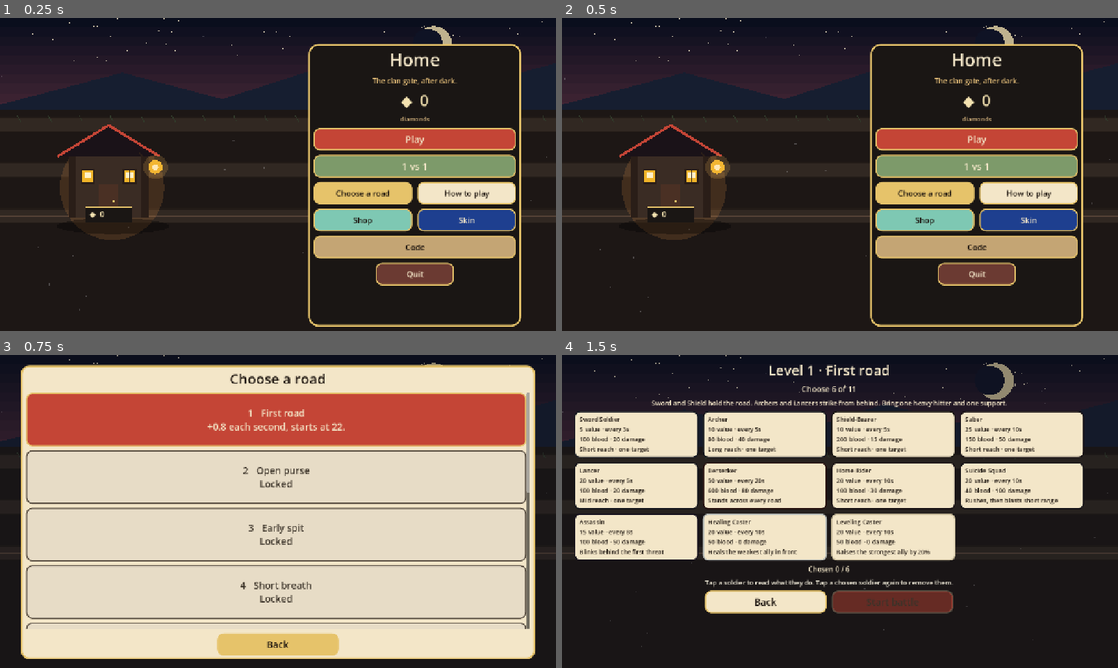
Above: before the commit, frames 1-4 (two rows, left to right).
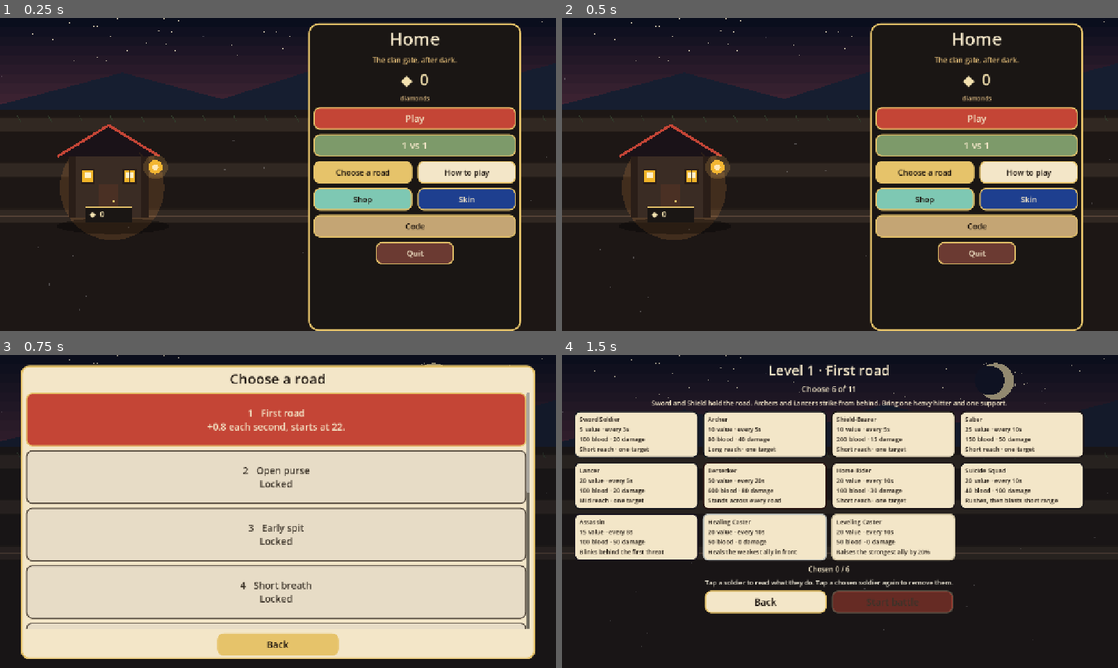
Above: after the commit, the same moments.

Repository: thomakhy025-code/n-vs-z
Game: Godot game, scene res://scenes/main.tscn
Two runs of this game, one before a commit and one after it. Both use one fixed random seed, a clock stepped at 60 frames per second and the inputs below.
Inputs:
- Up to frame 1 (0.25 s): no input
- Up to frame 2 (0.5 s): no input
- Up to frame 3 (0.75 s): click "Play" at 0.5 s
- Up to frame 4 (1.5 s): click "1 First road +0.8 each second…" at 1.25 s

The runs differ from the first frame. In frame 1, 20% of the frame differs, in the area x 55-94%, y 1-100%; in frame 2, 20%; in frame 3, nothing differs; in frame 4, nothing differs.

Commit message:
Let a player keep roads, diamonds, and skins on a Google account, while a guest still plays from this device.
Co-authored-by: Cursor <cursoragent@cursor.com>

Diff:
--- a/project.godot
+++ b/project.godot
@@ -14,6 +14,7 @@
 
 Sfx="*res://scripts/sfx.gd"
 Net="*res://scripts/net.gd"
+Cloud="*res://scripts/cloud.gd"
 
 [display]
 
--- /dev/null
+++ b/scripts/cloud.gd
@@ -0,0 +1,310 @@
+extends Node
+## Website accounts. Guest play stays in the local progress file.
+## Google sign-in stores that same progress under the player's account.
+## Desktop builds never call the JavaScript bridge.
+
+signal account_changed
+signal save_arrived(data: Dictionary)
+
+const API_KEY := "AIzaSyCyiYPfJ2oS2Dx4UTXzKVmbLgDVUUyHZYk"
+const AUTH_DOMAIN := "n-vs-z-saves.firebaseapp.com"
+const PROJECT_ID := "n-vs-z-saves"
+const APP_ID := "1:594180242834:web:2c03ff1f34f96a4062554b"
+const GOOGLE_CLIENT_ID := "594180242834-t0016tou7ua2ds2huboi4alj79lu6irf.apps.googleusercontent.com"
+
+var signed_in: bool = false
+var display_name: String = ""
+var email: String = ""
+var last_error: String = ""
+var hold_push: bool = true
+
+var _status: String = "boot"
+var _uid: String = ""
+var _last_save: String = ""
+var _last_push: String = ""
+var _wait: float = 0.0
+
+const BOOT := """
+(function(){
+  if (window.__acct) return;
+  window.__acct = {status:'boot', uid:'', name:'', email:'', error:'', saveJson:'', gen:0, started:false, want:false, cfg:null, auth:null, db:null, pendingToken:''};
+  function clean(s) { return String(s || '').split('<<NV>>').join(' '); }
+  function payloadOf(jwt) {
+    try {
+      var part = jwt.split('.')[1].split('-').join('+').split('_').join('/');
+      while (part.length % 4) part += '=';
+      return JSON.parse(atob(part));
+    } catch (e) { return null; }
+  }
+  function takeHash() {
+    var hash = window.location.hash || '';
+    if (hash.indexOf('id_token=') < 0) return;
+    var params = new URLSearchParams(hash.substring(1));
+    var idToken = params.get('id_token') || '';
+    var next = window.location.pathname + window.location.search;
+    history.replaceState(null, '', next);
+    if (!idToken) return;
+    var body = payloadOf(idToken);
+    var nonce = '';
+    try { nonce = sessionStorage.getItem('nvsz_nonce') || ''; } catch (e2) {}
+    try { sessionStorage.removeItem('nvsz_nonce'); } catch (e3) {}
+    if (!body || (nonce && body.nonce && body.nonce !== nonce)) {
+      window.__acct.error = 'Google sign-in did not finish.';
+      return;
+    }
+    window.__acct.pendingToken = idToken;
+  }
+  takeHash();
+  window.nvAcctState = function() {
+    var a = window.__acct;
+    var save = a.saveJson || '';
+    a.saveJson = '';
+    return [a.gen, a.status, clean(a.uid), clean(a.name), clean(a.email), clean(a.error), save].join('<<NV>>');
+  };
+  function loadScript(src, next, fail) {
+    var tag = document.createElement('script');
+    tag.src = src;
+    tag.onload = next;
+    tag.onerror = fail;
+    document.head.appendChild(tag);
+  }
+  var srcs = [
+    'https://www.gstatic.com/firebasejs/10.14.1/firebase-app-compat.js',
+    'https://www.gstatic.com/firebasejs/10.14.1/firebase-auth-compat.js',
+    'https://www.gstatic.com/firebasejs/10.14.1/firebase-firestore-compat.js'
+  ];
+  function loadAt(i) {
+    if (i >= srcs.length) { window.nvAcctTry(); return; }
+    loadScript(srcs[i], function(){ loadAt(i + 1); }, function(){
+      window.__acct.status = 'error';
+      window.__acct.error = 'Could not reach Google.';
+    });
+  }
+  function ios() {
+    var ua = navigator.userAgent || '';
+    if (ua.indexOf('iPad') >= 0 || ua.indexOf('iPhone') >= 0 || ua.indexOf('iPod') >= 0) return true;
+    return navigator.platform === 'MacIntel' && navigator.maxTouchPoints > 1;
+  }
+  window.nvAcctStart = function(cfg) {
+    window.__acct.cfg = cfg;
+    window.__acct.want = true;
+    if (typeof firebase !== 'undefined' && firebase.firestore) window.nvAcctTry();
+    else loadAt(0);
+  };
+  function pullSave(a, user) {
+    a.db.collection('saves').doc(user.uid).get().then(function(doc) {
+      var data = doc.exists ? doc.data() : {};
+      if (data && data.updated) delete data.updated;
+      a.saveJson = JSON.stringify(data || {});
+      a.gen += 1;
+    }).catch(function() {
+      a.error = 'Could not load the saved game.';
+    });
+  }
+  function applyUser(a, user, fresh) {
+    a.status = 'signed';
+    a.uid = user.uid;
+    a.name = user.displayName || user.email || 'Google';
+    a.email = user.email || '';
+    a.error = '';
+    if (fresh) pullSave(a, user);
+  }
+  window.nvAcctTry = function() {
+    var a = window.__acct;
+    if (!a.want || a.started) return;
+    if (typeof firebase === 'undefined' || !firebase.auth || !firebase.firestore) return;
+    a.started = true;
+    try {
+      firebase.initializeApp(a.cfg);
+      a.auth = firebase.auth();
+      a.db = firebase.firestore();
+      a.auth.setPersistence(firebase.auth.Auth.Persistence.LOCAL).catch(function(){});
+      if (a.pendingToken) {
+        var token = a.pendingToken;
+        a.pendingToken = '';
+        var cred = firebase.auth.GoogleAuthProvider.credential(token);
+        a.auth.signInWithCredential(cred).catch(function() {
+          a.error = 'Google sign-in did not finish.';
+        });
+      }
+      a.auth.onAuthStateChanged(function(user) {
+        if (user) {
+          var fresh = a.uid !== user.uid;
+          applyUser(a, user, fresh);
+        } else {
+          a.status = 'guest';
+          a.uid = '';
+          a.name = '';
+          a.email = '';
+        }
+      });
+    } catch (e) {
+      a.status = 'error';
+      a.error = 'Google sign-in is not ready.';
+    }
+  };
+  function startRedirect() {
+    var a = window.__acct;
+    var clientId = a.cfg && a.cfg.clientId ? a.cfg.clientId : '';
+    if (!clientId) {
+      a.error = 'Google sign-in is not ready.';
+      return;
+    }
+    var nonce = Math.random().toString(36).slice(2) + Date.now().toString(36);
+    try { sessionStorage.setItem('nvsz_nonce', nonce); } catch (e4) {}
+    var back = location.origin + location.pathname;
+    var url = 'https://accounts.google.com/o/oauth2/v2/auth?client_id=' + encodeURIComponent(clientId)
+      + '&redirect_uri=' + encodeURIComponent(back)
+      + '&response_type=id_token'
+      + '&scope=' + encodeURIComponent('openid email profile')
+      + '&nonce=' + encodeURIComponent(nonce)
+      + '&prompt=select_account'
+      + '&state=nvsz';
+    location.assign(url);
+  }
+  window.nvAcctSignIn = function() {
+    var a = window.__acct;
+    if (!a.auth) {
+      a.error = 'Still connecting. Try again in a moment.';
+      return;
+    }
+    var provider = new firebase.auth.GoogleAuthProvider();
+    provider.setCustomParameters({prompt: 'select_account'});
+    a.auth.signInWithPopup(provider).catch(function(err) {
+      var code = err && err.code ? err.code : '';
+      if (code === 'auth/popup-closed-by-user' || code === 'auth/cancelled-popup-request') return;
+      startRedirect();
+    });
+  };
+  window.nvAcctSignOut = function() {
+    var a = window.__acct;
+    if (!a.auth) return;
+    a.auth.signOut().then(function(){ a.error = ''; }).catch(function() {
+      a.error = 'Could not sign out.';
+    });
+  };
+  function whole(n) {
+    var v = Math.round(Number(n) || 0);
+    if (v < 0) v = 0;
+    return v;
+  }
+  window.nvAcctPush = function(data) {
+    var a = window.__acct;
+    if (!a.auth || !a.auth.currentUser || !a.db || !data) return '0';
+    var body = {
+      unlocked: whole(data.unlocked),
+      cleared: whole(data.cleared),
+      diamonds: whole(data.diamonds),
+      saber_skin: !!data.saber_skin,
+      saber_worn: String(data.saber_worn || 'none'),
+      sheet_owned: String(data.sheet_owned || ''),
+      sheet_worn: String(data.sheet_worn || ''),
+      diamond_paid: whole(data.diamond_paid),
+      code_paid: !!data.code_paid,
+      updated: firebase.firestore.FieldValue.serverTimestamp()
+    };
+    a.db.collection('saves').doc(a.auth.currentUser.uid).set(body).catch(function() {
+      a.error = 'Could not save to Google.';
+    });
+    return '1';
+  };
+})();
+"""
+
+
+func configured() -> bool:
+	return API_KEY != "" and AUTH_DOMAIN != "" and PROJECT_ID != "" and APP_ID != "" and GOOGLE_CLIENT_ID != ""
+
+
+func _ready() -> void:
+	if not OS.has_feature("web"):
+		set_process(false)
+		return
+	if not configured():
+		set_process(false)
+		return
+	JavaScriptBridge.eval(BOOT, true)
+	var cfg := JSON.stringify({
+		"apiKey": API_KEY,
+		"authDomain": AUTH_DOMAIN,
+		"projectId": PROJECT_ID,
+		"appId": APP_ID,
+		"clientId": GOOGLE_CLIENT_ID,
+	})
+	JavaScriptBridge.eval("nvAcctStart(" + cfg + ")", true)
+
+
+func _process(delta: float) -> void:
+	if not OS.has_feature("web"):
+		return
+	_wait -= delta
+	if _wait > 0.0:
+		return
+	_wait = 0.25
+	_poll()
+
+
+func sign_in() -> void:
+	if not OS.has_feature("web"):
+		return
+	if not configured():
+		last_error = "Google sign-in is not connected yet."
+		account_changed.emit()
+		return
+	JavaScriptBridge.eval("nvAcctSignIn()", true)
+
+
+func sign_out() -> void:
+	if not OS.has_feature("web") or not configured():
+		return
+	JavaScriptBridge.eval("nvAcctSignOut()", true)
+
+
+func push(data: Dictionary) -> void:
+	if not OS.has_feature("web") or not configured() or not signed_in or hold_push:
+		return
+	var json := JSON.stringify(data)
+	if json == _last_push:
+		return
+	_last_push = json
+	JavaScriptBridge.eval("nvAcctPush(" + json + ")", true)
+
+
+func _poll() -> void:
+	var raw: Variant = JavaScriptBridge.eval("nvAcctState()", true)
+	var text := str(raw)
+	if text == "" or text == "null":
+		return
+	var parts := text.split("<<NV>>", true)
+	if parts.size() < 7:
+		return
+	var status := str(parts[1])
+	var uid := str(parts[2])
+	var name := str(parts[3])
+	var mail := str(parts[4])
+	var err := str(parts[5])
+	var save_text := str(parts[6])
+	var was_signed := signed_in
+	var changed := status != _status or uid != _uid or err != last_error or name != display_name
+	_status = status
+	_uid = uid
+	display_name = name
+	email = mail
+	last_error = err
+	signed_in = status == "signed" and uid != ""
+	if not signed_in:
+		hold_push = true
+		if was_signed:
+			_last_push = ""
+	if changed:
+		account_changed.emit()
+	if save_text == "" or save_text == _last_save:
+		return
+	_last_save = save_text
+	var parsed: Variant = JSON.parse_string(save_text)
+	if not (parsed is Dictionary):
+		last_error = "Could not read the saved game."
+		account_changed.emit()
+		return
+	hold_push = false
+	save_arrived.emit(parsed)
--- a/scripts/main.gd
+++ b/scripts/main.gd
@@ -28,6 +28,8 @@
 Each road you open pays 100 diamonds. Home is the night gate: Shop, Skin, the roads, and How to play are there, and the diamond count hangs by the lantern. During a fight, Home at the top returns you there.
 
 The shop sells one new skin for the hero and one for each soldier. A skin costs 200 diamonds. Buying it does not put it on. Wear it from Skin, and Nothing puts the old clothes back. The navy saber is a separate skin, also 200 diamonds.
+
+On the website you can keep playing as a guest. That progress stays on the device. Sign in with Google and the roads you have opened, your diamonds, and your skins stay with that account, so a phone, a tablet, and a computer can share them.
 
 1 vs 1 is two clans. Each side chooses 6 of the 11. Both have the same value, the same calls, the same roads, the same  …(255 unchanged characters)…
 
@@ -119,6 +121,7 @@
 """
 var chosen_level: int = 1
 var screen: String = "menu"
+var layout_account: bool = false
 var picking_duel: bool = false
 var duel_sent: bool = false
 var duel_started: bool = false
@@ -141,6 +144,7 @@
 	_bind_inputs()
 	_load_progress()
 	_bind_net()
+	_bind_cloud()
 	if _has_arg("--layout"):
 		_layout_check()
 	elif _has_arg("--unlock-check"):
@@ -251,8 +255,8 @@
 	panel.set_anchors_preset(Control.PRESET_CENTER)
 	panel.offset_left = 70
 	panel.offset_right = 560
-	panel.offset_top = -300
-	panel.offset_bottom = 350
+	panel.offset_top = -348
+	panel.offset_bottom = 360
 	panel.add_theme_stylebox_override("panel", UiSkin.panel(Color("1a1614"), Color("e6c36a"), 22, 4))
 	root.add_child(panel)
 	var box := VBoxContainer.new()
@@ -274,6 +278,16 @@
 	diamonds_name.horizontal_alignment = HORIZONTAL_ALIGNMENT_CENTER
 	diamonds_name.mouse_filter = Control.MOUSE_FILTER_IGNORE
 	box.add_child(diamonds_name)
+	if _wants_account_row():
+		var account := UiSkin.label(_account_line(), 15, Color("c4a574"))
+		account.horizontal_alignment = HORIZONTAL_ALIGNMENT_CENTER
+		account.autowrap_mode = TextServer.AUTOWRAP_WORD_SMART
+		account.mouse_filter = Control.MOUSE_FILTER_IGNORE
+		account.custom_minimum_size = Vector2(420, 0)
+		box.add_child(account)
+		var account_text := "Sign out" if Cloud.signed_in else "Sign in with Google"
+		var account_color := Color("8d6a45") if Cloud.signed_in else Color("fff8ea")
+		box.add_child(_menu_button(account_text, account_color, _on_account_button, 420, 18))
 	var nxt := _next_index()
 	if nxt >= 1:
 		var road: Dictionary = Levels.level(nxt)
@@ -1152,6 +1166,18 @@
 		code_paid = bool(cfg.get_value("progress", "code_paid", false))
 		sheet_owned = _unpack_keys(str(cfg.get_value("progress", "sheet_owned", "")))
 		sheet_worn = _unpack_keys(str(cfg.get_value("progress", "sheet_worn", "")))
+	_normalize_progress()
+	var paid := _take_road_pay()
+	_apply_skins()
+	if paid:
+		_save_progress()
+
+
+func _normalize_progress() -> void:
+	unlocked = clampi(unlocked, 1, Levels.count())
+	cleared = clampi(cleared, 0, Levels.count())
+	diamonds = clampi(diamonds, 0, 200000000)
+	diamond_paid = clampi(diamond_paid, 1, Levels.count())
 	if saber_worn != "navy" or not saber_skin:
 		saber_worn = "none"
 	var keep: Dictionary = {}
@@ -1164,10 +1190,6 @@
 		saber_worn = "none"
 	elif saber_worn == "navy":
 		sheet_worn.erase("saber")
-	var paid := _take_road_pay()
-	_apply_skins()
-	if paid:
-		_save_progress()
 
 
 func _save_progress() -> void:
@@ -1182,6 +1204,114 @@
 	cfg.set_value("progress", "diamond_paid", diamond_paid)
 	cfg.set_value("progress", "code_paid", code_paid)
 	cfg.save(SAVE_PATH)
+	Cloud.push(_snapshot())
+
+
+func _snapshot() -> Dictionary:
+	return {
+		"unlocked": unlocked,
+		"cleared": cleared,
+		"diamonds": diamonds,
+		"saber_skin": saber_skin,
+		"saber_worn": saber_worn,
+		"sheet_owned": _pack_keys(sheet_owned),
+		"sheet_worn": _pack_keys(sheet_worn),
+		"diamond_paid": diamond_paid,
+		"code_paid": code_paid,
+	}
+
+
+func _wants_account_row() -> bool:
+	if layout_account:
+		return true
+	return OS.has_feature("web") and Cloud.configured()
+
+
+func _account_line() -> String:
+	if Cloud.last_error != "":
+		return Cloud.last_error
+	if Cloud.signed_in:
+		var who := Cloud.display_name
+		if who == "":
+			who = Cloud.email
+		if who == "":
+			who = "Google"
+		return "Saved to Google · " + who
+	return "Playing as guest. Progress stays on this device."
+
+
+func _on_account_button() -> void:
+	if Cloud.signed_in:
+		Cloud.sign_out()
+	else:
+		Cloud.sign_in()
+
+
+func _bind_cloud() -> void:
+	if Cloud.account_changed.is_connected(_on_account):
+		return
+	Cloud.account_changed.connect(_on_account)
+	Cloud.save_arrived.connect(_on_cloud_save)
+
+
+func _on_account() -> void:
+	if screen == "menu":
+		_show_menu()
+
+
+func _on_cloud_save(data: Dictionary) -> void:
+	_merge_from_cloud(data)
+
+
+func _flag(value: Variant) -> bool:
+	if value is bool:
+		return value
+	if value is int or value is float:
+		return int(value) != 0
+	var text := str(value).strip_edges().to_lower()
+	return text == "true" or text == "1"
+
+
+func _whole(value: Variant, fallback: int) -> int:
+	if value is int:
+		return value
+	if value is float:
+		return int(value)
+	if str(value).is_valid_int():
+		return int(str(value))
+	return fallback
+
+
+func _merge_from_cloud(data: Dictionary) -> void:
+	if data.is_empty() or not data.has("diamonds"):
+		_save_progress()
+		return
+	unlocked = maxi(unlocked, clampi(_whole(data.get("unlocked", 1), 1), 1, Levels.count()))
+	cleared = maxi(cleared, clampi(_whole(data.get("cleared", 0), 0), 0, Levels.count()))
+	diamonds = maxi(diamonds, clampi(_whole(data.get("diamonds", 0), 0), 0, 200000000))
+	diamond_paid = maxi(diamond_paid, clampi(_whole(data.get("diamond_paid", 1), 1), 1, Levels.count()))
+	saber_skin = saber_skin or _flag(data.get("saber_skin", false))
+	code_paid = code_paid or _flag(data.get("code_paid", false))
+	var cloud_owned := _unpack_keys(str(data.get("sheet_owned", "")))
+	for key in cloud_owned.keys():
+		sheet_owned[str(key)] = true
+	var cloud_worn := _unpack_keys(str(data.get("sheet_worn", "")))
+	var cloud_saber := str(data.get("saber_worn", "none"))
+	if cloud_saber == "navy" and (saber_skin or _flag(data.get("saber_skin", false))):
+		sheet_worn.erase("saber")
+		saber_worn = "navy"
+	elif not cloud_worn.is_empty():
+		sheet_worn = cloud_worn
+	_normalize_progress()
+	_take_road_pay()
+	_apply_skins()
+	_save_progress()
+	if screen == "menu":
+		_show_menu()
+	elif screen == "shop":
+		_show_shop()
+	elif screen == "skin":
+		_show_skin()
 
 
 func _pack_keys(bag: Dictionary) -> String:
@@ -1368,6 +1498,7 @@
 
 
 func _layout_check() -> void:
+	layout_account = true
 	get_window().size = Vector2i(1280, 720)
 	for _i in 2:
 		await get_tree().process_frame
Not shown, changed: export_presets.cfg
Not shown, added: firebase.json
Not shown, added: scripts/cloud.gd.uid
Not shown, added: cloud/firestore.rules
Not shown, changed: docs/index.pck
Not shown, added: docs/nvs-324316.pck
